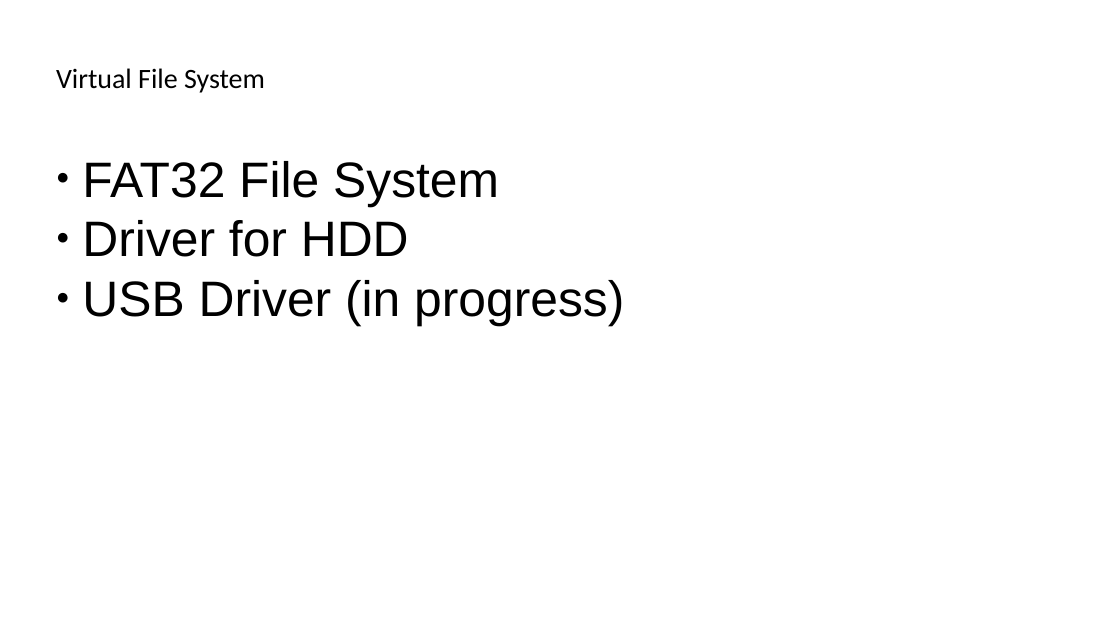
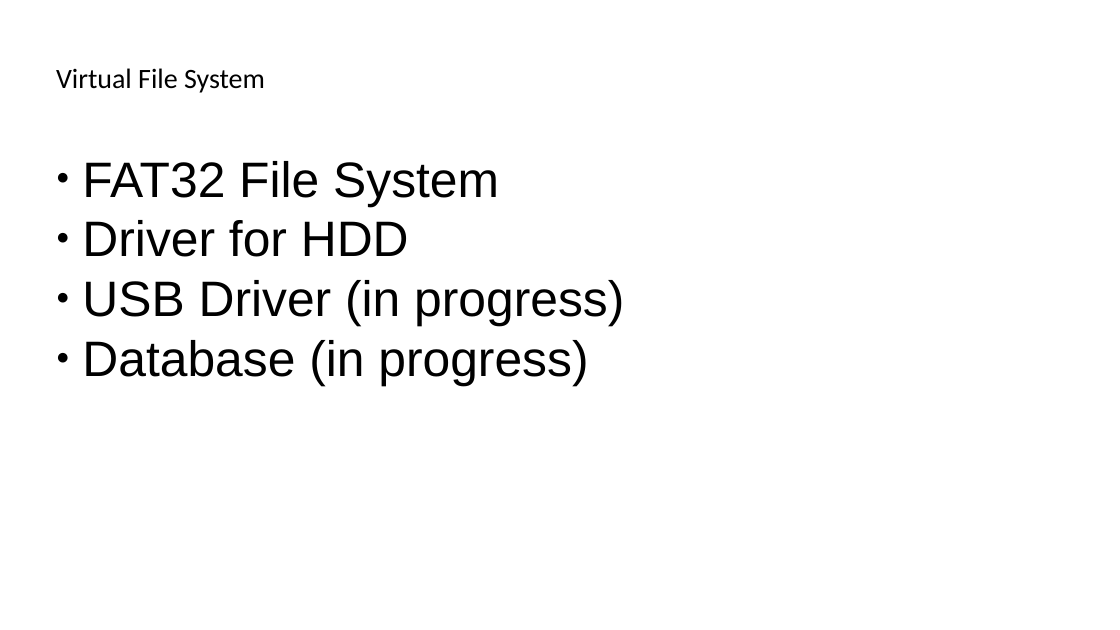
Before and after one commit to sPyOpenSource/applications, a slide deck: slide 9 of COC/docs/Ep1-This-App-Skips-Login-Screen.odp (slide 10 before the commit). Drawn at 1120x630 pixels with LibreOffice and Linux fonts; fonts in the diff are those of the drawing. Boxes give left, top, right and bottom in pixels: in the first picture for what was removed or moved away, otherwise in the second. Text is boxed around its words. In the diff, an @@ line names an element or a change of style, - is before the commit and + after.

```diff
--- a/COC/docs/Ep1-This-App-Skips-Login-Screen.odp
+++ b/COC/docs/Ep1-This-App-Skips-Login-Screen.odp
@@ subtitle at <box>82,340,588,386</box>: paragraph added @@
+● Database (in progress)
```
Also in this commit, not shown: 1 slide removed, 6 other files.
